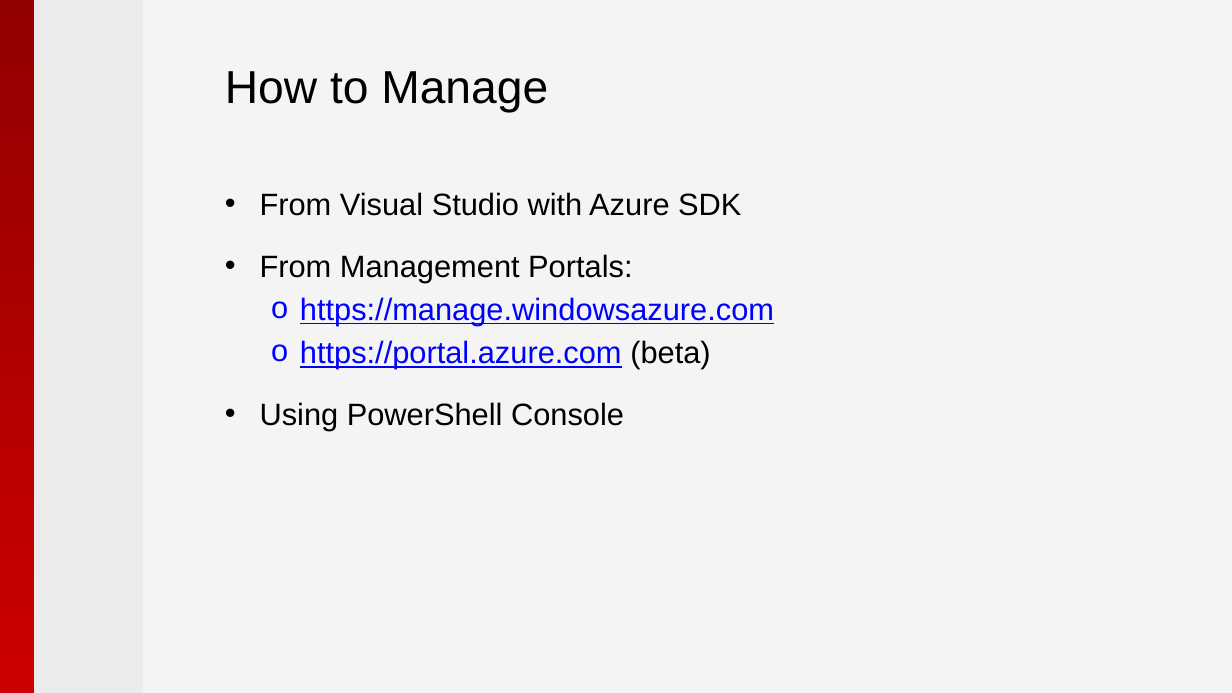
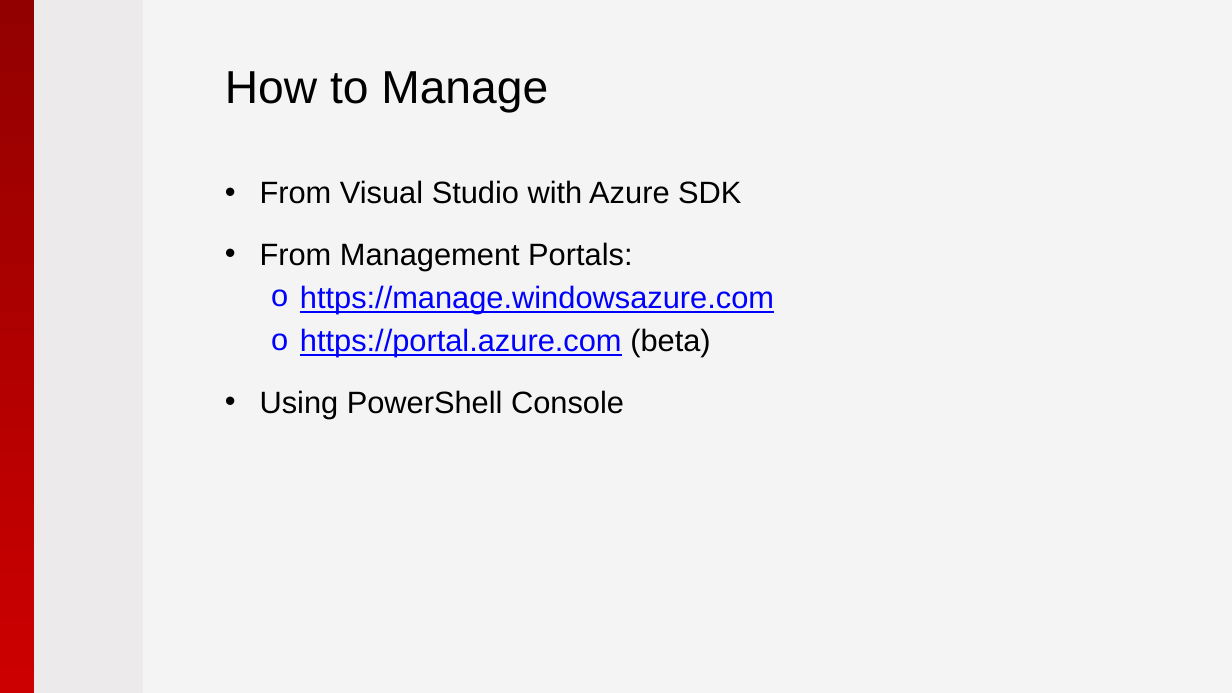
Before and after one commit to pryabov/Hackathon-2015, a slide deck: slide 17 of Presentation/2015 - Microsoft Azure.pptx (slide 16 before the commit). Drawn at 1232x693 pixels with LibreOffice and Linux fonts; fonts in the diff are those of the drawing; background and template pictures are left out. Boxes give left, top, right and bottom in pixels: in the first picture for what was removed or moved away, otherwise in the second. Text is boxed around its words. In the diff, an @@ line names an element or a change of style, - is before the commit and + after.

```diff
--- a/Presentation/2015 - Microsoft Azure.pptx
+++ b/Presentation/2015 - Microsoft Azure.pptx
@@ text "From Visual Studio with Azure ...": place and size @@
-text "From Visual Studio with Azure ..." at bbox=[260, 192, 774, 430]
+text "From Visual Studio with Azure ..." at bbox=[260, 180, 774, 418]
```
Also in this commit, not shown: 10 other slides changed, 3 slides added, 9 other files.
